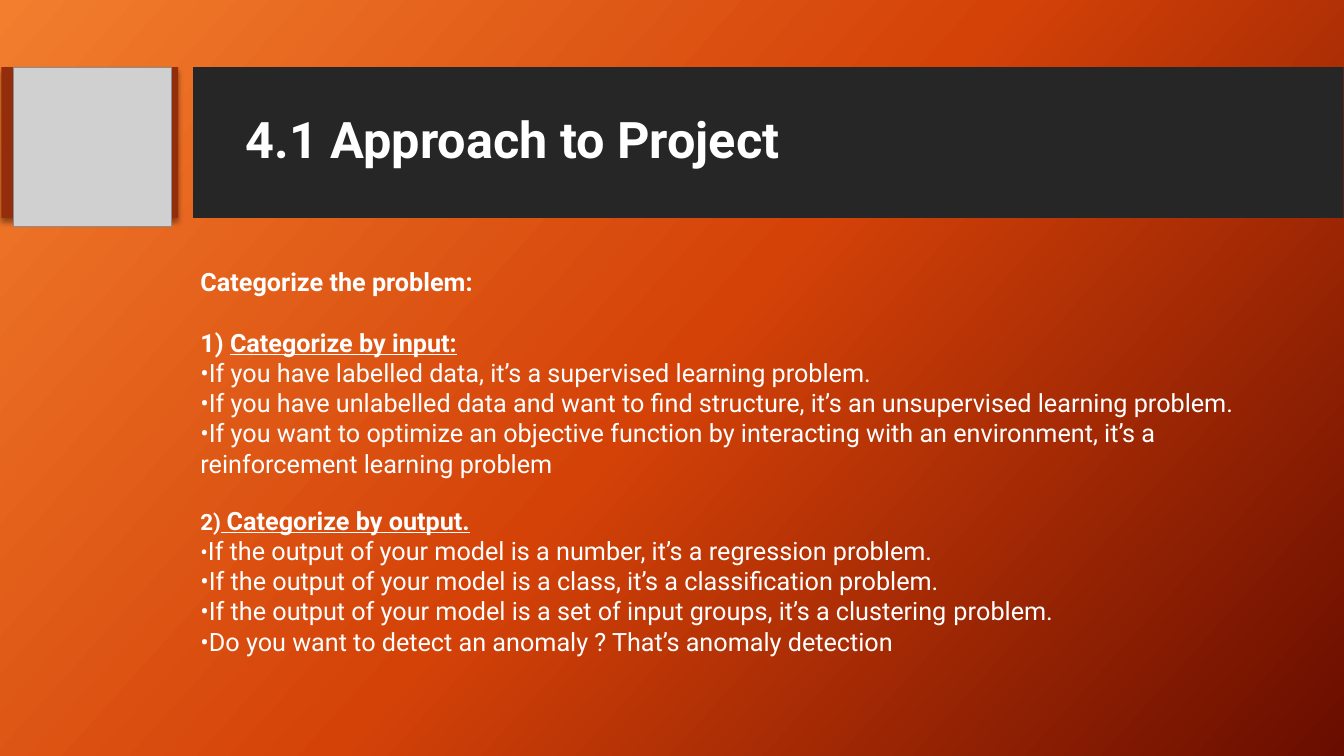
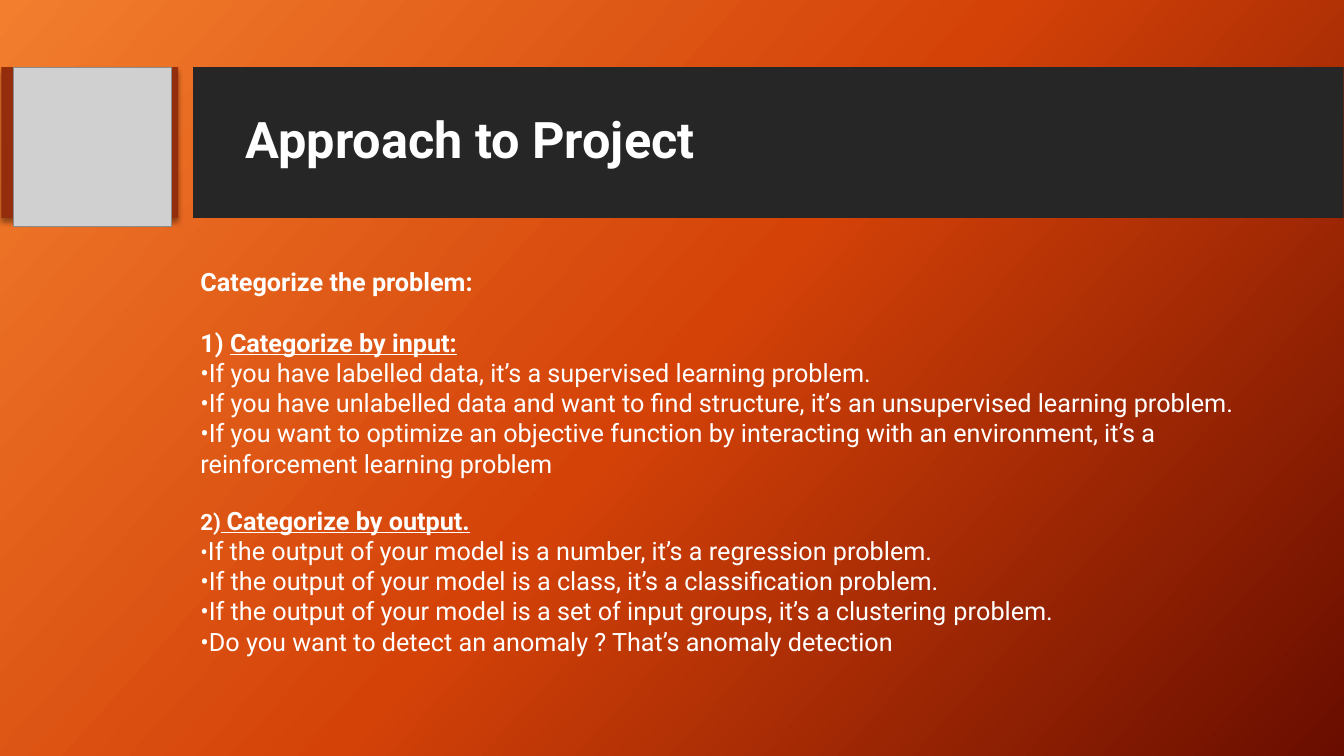
Before and after one commit to ItProject1920/data-science-project, a slide deck: slide 11 of Project Review FINAL.pptx. Drawn at 1344x756 pixels with LibreOffice and Linux fonts; fonts in the diff are those of the drawing; grey boxes stand for pictures; background and template pictures are left out. Boxes give left, top, right and bottom in pixels: in the first picture for what was removed or moved away, otherwise in the second. Text is boxed around its words. In the diff, an @@ line names an element or a change of style, - is before the commit and + after.

```diff
--- a/Project Review FINAL.pptx
+++ b/Project Review FINAL.pptx
@@ title at (x1=246, y1=120, x2=694, y2=169): text changed @@
-4.1 Approach to Project
+Approach to Project
```
Also in this commit, not shown: 14 other slides changed, 1 slide added, 1 slide removed.
